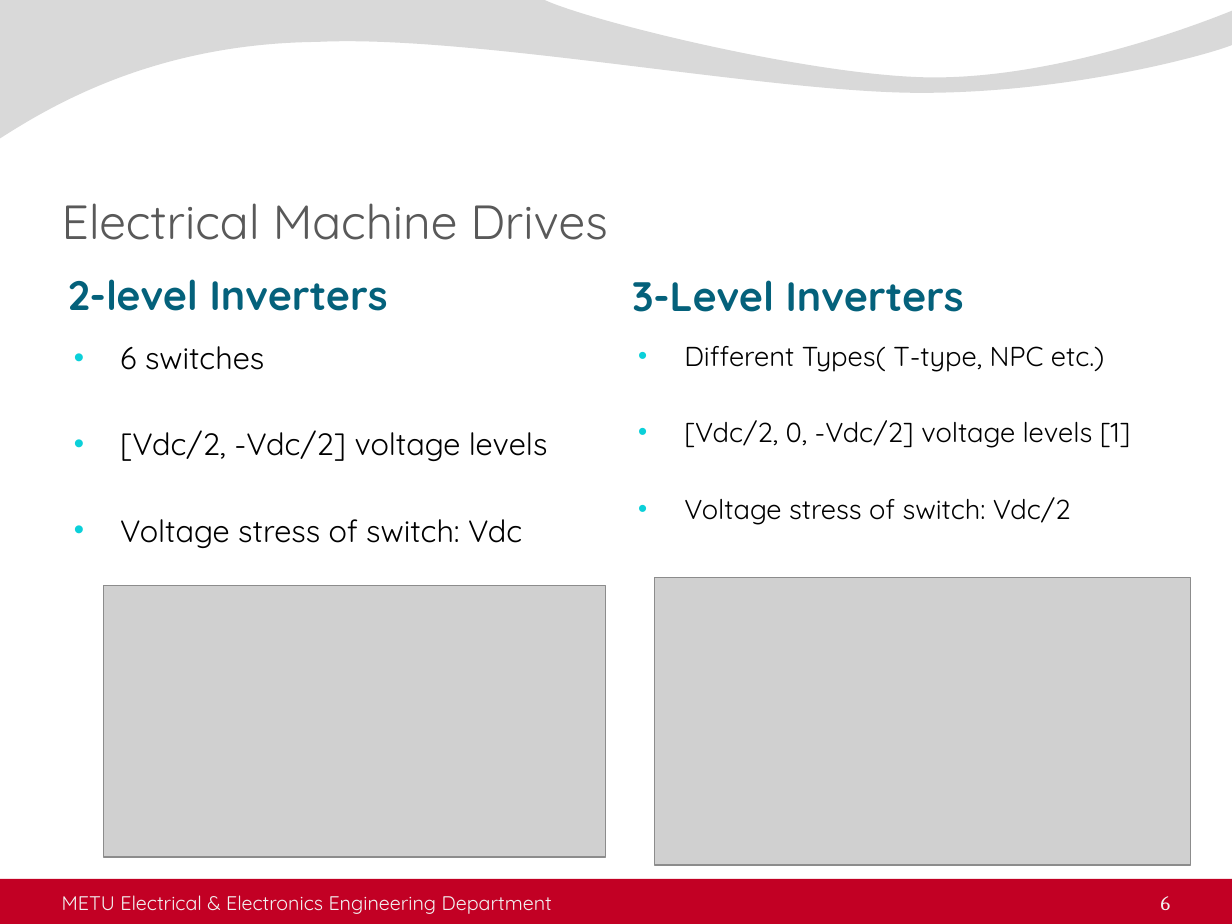
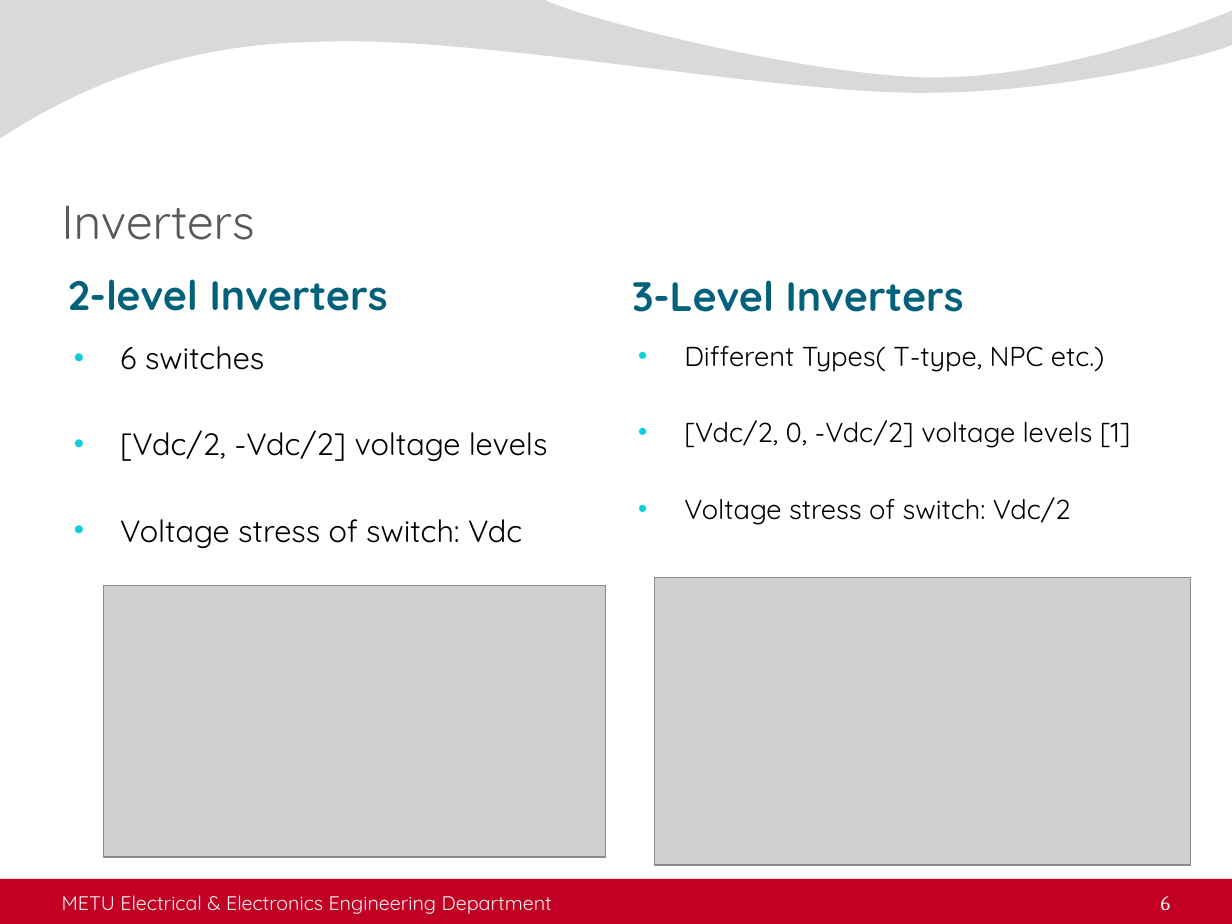
Before and after one commit to ahmetcan-akuz/Thesis, a slide deck: slide 6 of Seminar/metu_eee_seminar_presentation.pptx. Drawn at 1232x924 pixels with LibreOffice and Linux fonts; fonts in the diff are those of the drawing; grey boxes stand for pictures; background and template pictures are left out. Boxes give left, top, right and bottom in pixels: in the first picture for what was removed or moved away, otherwise in the second. Text is boxed around its words. In the diff, an @@ line names an element or a change of style, - is before the commit and + after.

```diff
--- a/Seminar/metu_eee_seminar_presentation.pptx
+++ b/Seminar/metu_eee_seminar_presentation.pptx
@@ title at (62,205,255,240): text changed @@
-Electrical Machine Drives
+Inverters
```
Also in this commit, not shown: 3 other slides changed, 2 slides added, 3 other files.
